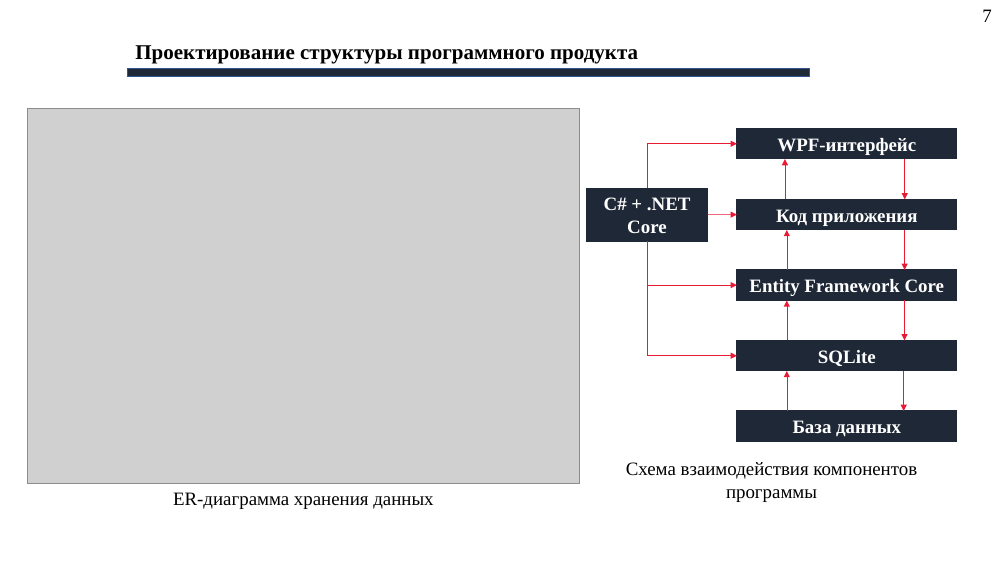
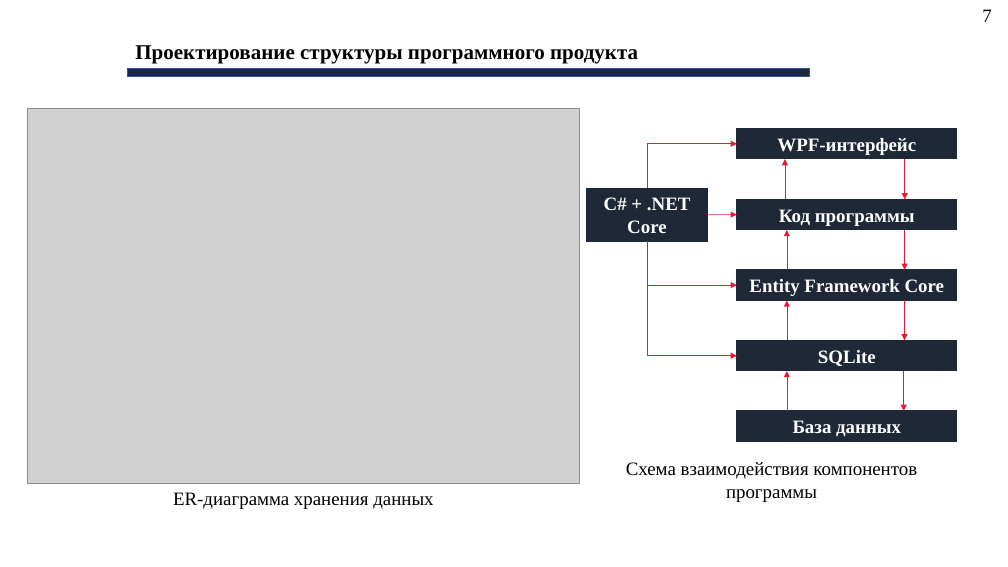
Before and after one commit to AlexeyBQS/Examwork, a slide deck: slide 7 of Presentation/Презентация.pptx. Drawn at 1008x567 pixels with LibreOffice and Linux fonts; fonts in the diff are those of the drawing; grey boxes stand for pictures; background and template pictures are left out. Boxes give left, top, right and bottom in pixels: in the first picture for what was removed or moved away, otherwise in the second. Text is boxed around its words. In the diff, an @@ line names an element or a change of style, - is before the commit and + after.

```diff
--- a/Presentation/Презентация.pptx
+++ b/Presentation/Презентация.pptx
@@ text in rectangle at (779, 209, 915, 226): text changed @@
-Код приложения
+Код программы
```
Also in this commit, not shown: 6 other slides changed, 2 slides added, 1 slide removed, 4 other files.
